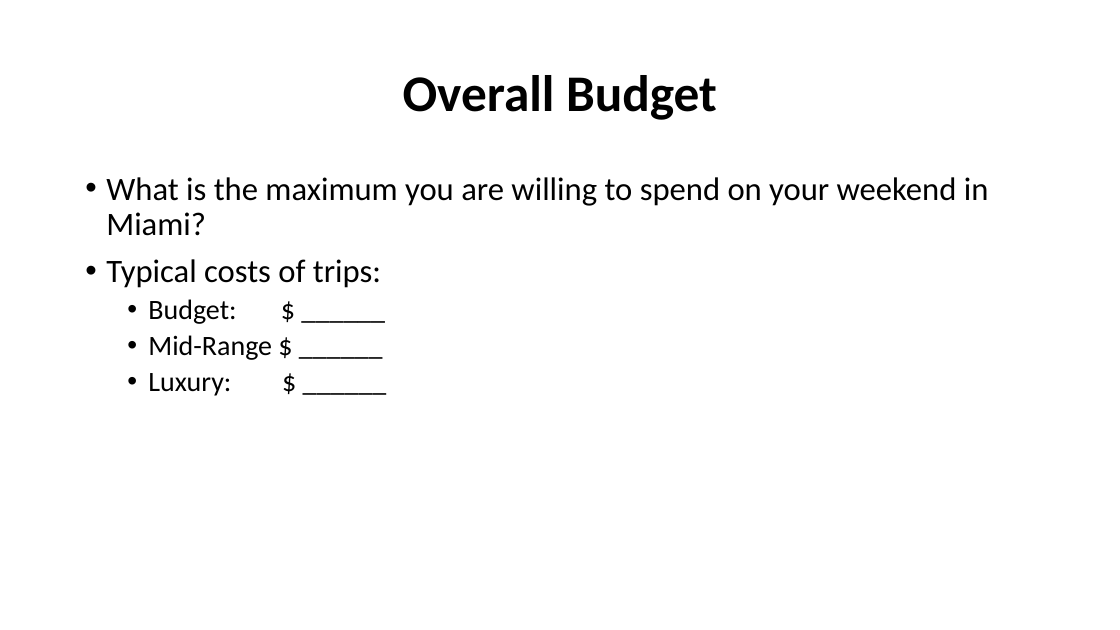
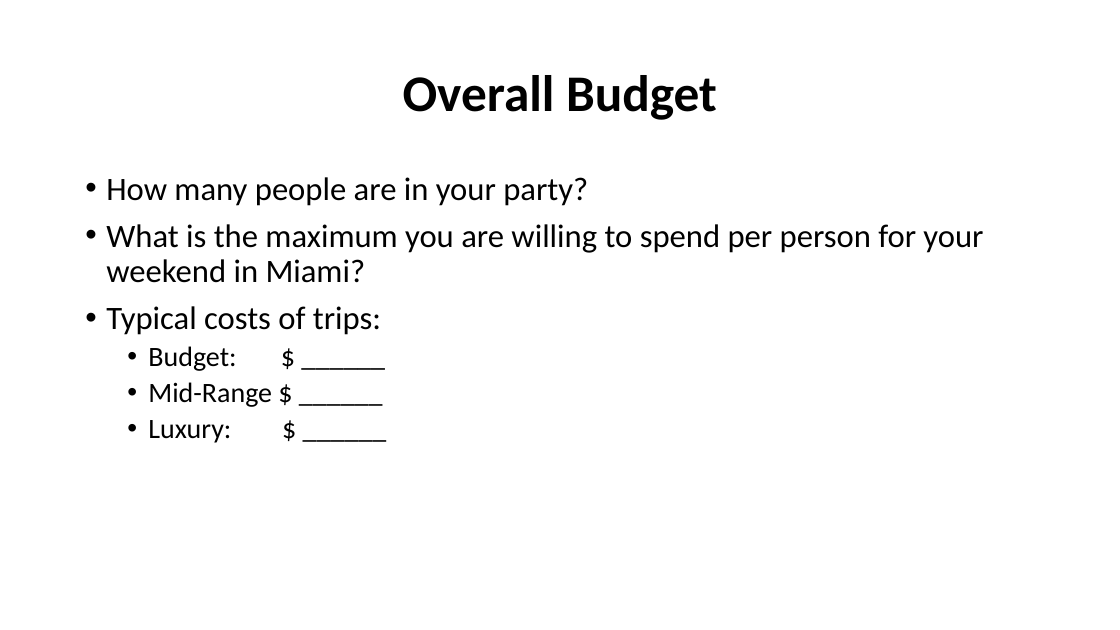
Before and after one commit to rath1363/team1, a slide deck: slide 2 of mockup.pptx. Drawn at 1120x630 pixels with LibreOffice and Linux fonts; fonts in the diff are those of the drawing. Boxes give left, top, right and bottom in pixels: in the first picture for what was removed or moved away, otherwise in the second. Text is boxed around its words. In the diff, an @@ line names an element or a change of style, - is before the commit and + after.

```diff
--- a/mockup.pptx
+++ b/mockup.pptx
@@ text at [106,177,983,283]: text changed @@
-• What is the maximum you are willing to spend on your weekend in Miami?
+• How many people are in your party?
+• What is the maximum you are willing to spend per person for your weekend in Miami?
```
Also in this commit, not shown: 4 other slides changed, 5 slides added, 1 slide removed.
